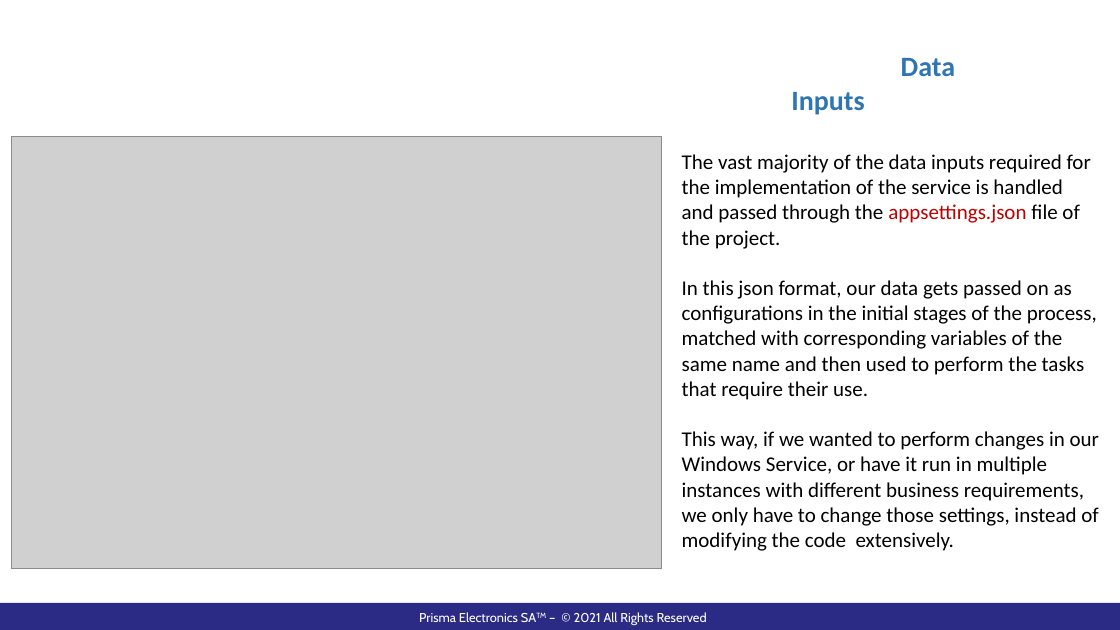
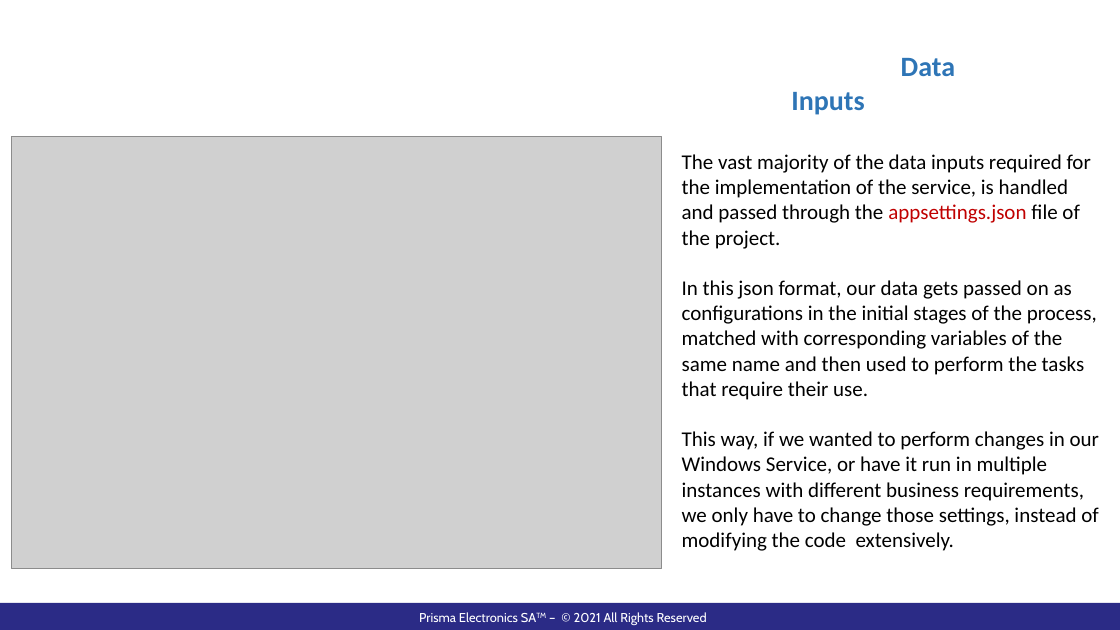
Before and after one commit to pazo0z0o/WorkRelatedLearning, a slide deck: slide 5 of ShipBunkerWindowsService/Documentation/WebScraperPresentation.pptx. Drawn at 1120x630 pixels with LibreOffice and Linux fonts; fonts in the diff are those of the drawing; grey boxes stand for pictures; background and template pictures are left out. Boxes give left, top, right and bottom in pixels: in the first picture for what was removed or moved away, otherwise in the second. Text is boxed around its words. In the diff, an @@ line names an element or a change of style, - is before the commit and + after.

```diff
--- a/ShipBunkerWindowsService/Documentation/WebScraperPresentation.pptx
+++ b/ShipBunkerWindowsService/Documentation/WebScraperPresentation.pptx
@@ text at (x1=682, y1=154, x2=1091, y2=249): text changed @@
-The vast majority of the data inputs required for the implementation of the service is handled and passed through the appsettings.json file of the project.
+The vast majority of the data inputs required for the implementation of the service, is handled and passed through the appsettings.json file of the project.
```
Also in this commit, not shown: 8 other slides changed, 2 other files.
